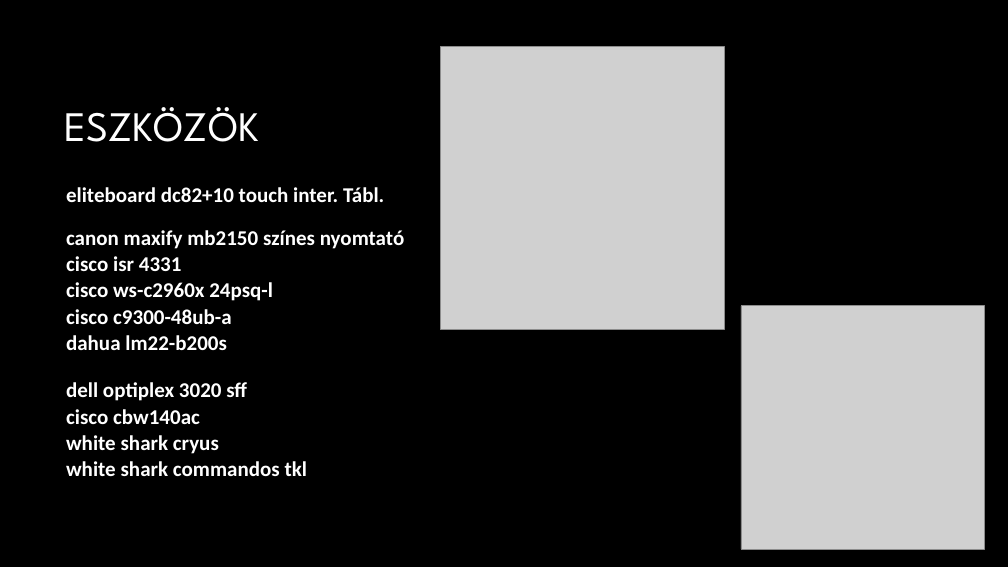
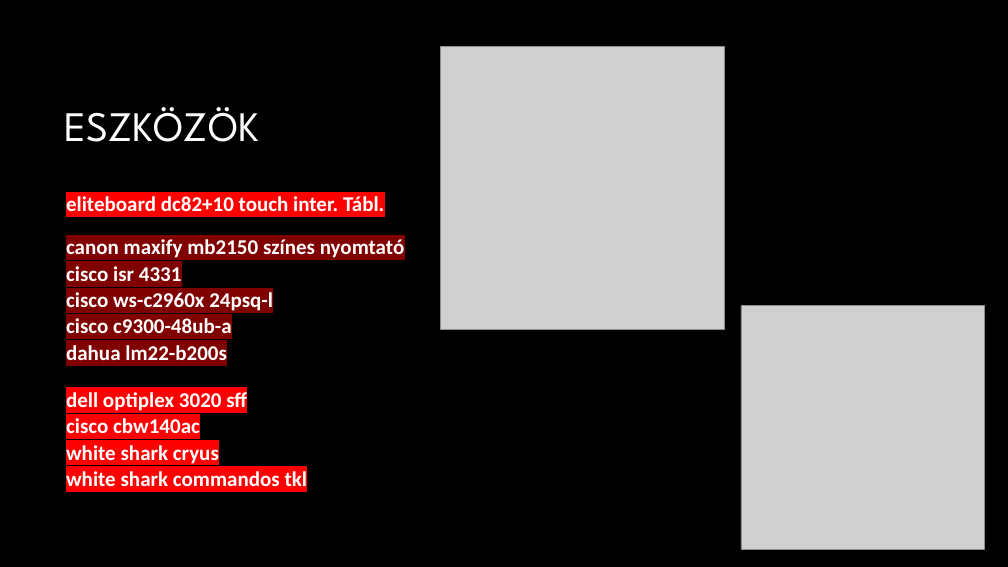
Before and after one commit to somogyib05/InterFaces, a slide deck: slide 4 of Projekt.pptx. Drawn at 1008x567 pixels with LibreOffice and Linux fonts; fonts in the diff are those of the drawing; grey boxes stand for pictures; background and template pictures are left out. Boxes give left, top, right and bottom in pixels: in the first picture for what was removed or moved away, otherwise in the second. Text is boxed around its words. In the diff, an @@ line names an element or a change of style, - is before the commit and + after.

```diff
--- a/Projekt.pptx
+++ b/Projekt.pptx
@@ table at <box>66,181,604,490</box> @@
@@ highlight none to #FF0000 in "eliteboard dc82+10 touch inter. Tábl.", "dell optiplex 3020 sff", "cisco cbw140ac", "white shark cryus" and 1 more places @@
@@ highlight none to #800000 in "canon maxify mb2150 színes nyomtató", "cisco isr 4331", "cisco ws-c2960x 24psq-l", "cisco c9300-48ub-a" and 1 more places @@
```
Also in this commit, not shown: 3 other slides changed.
